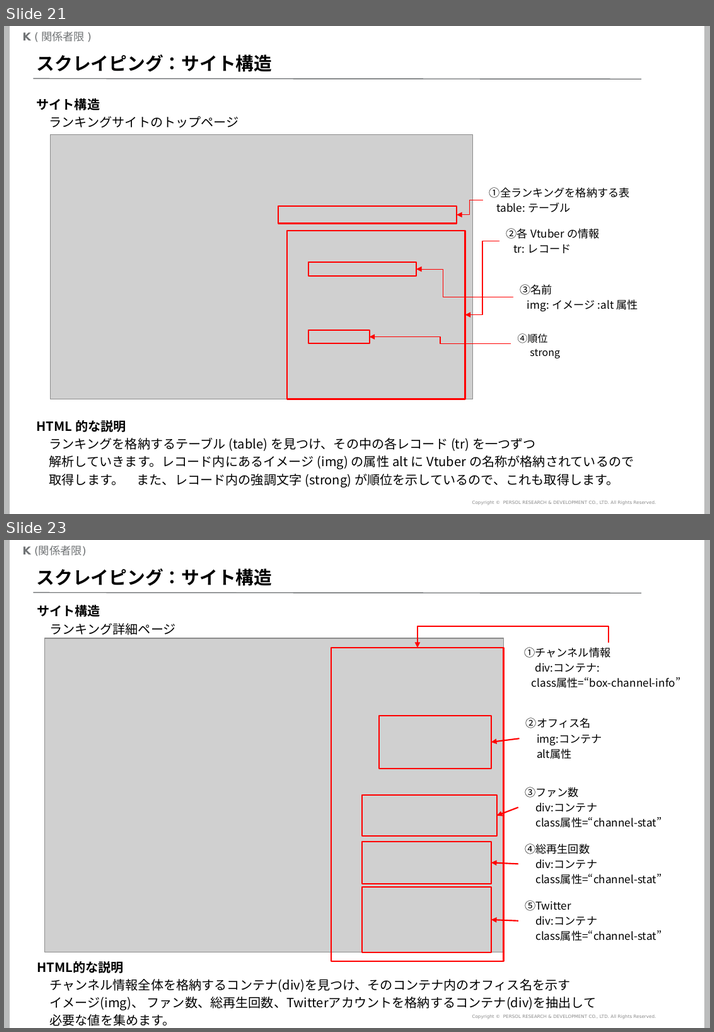
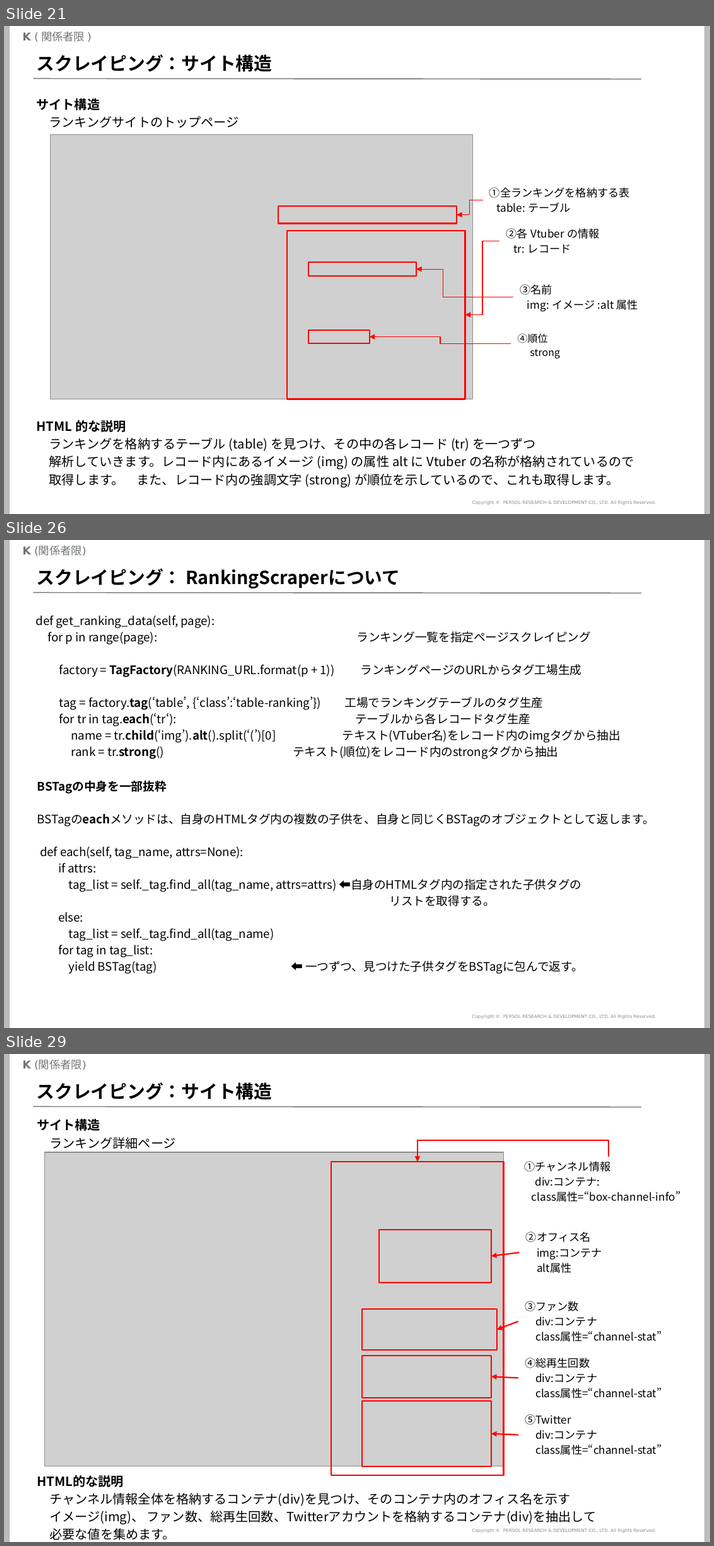
Before and after one commit to mogrodown/python_session, a slide deck: doc/python中級講座_2020.pptx. Shown one above the other, each under a label of ours: slides 21 and 23 before the commit, slides 21, 26 and 29 after it; the slides between them are not shown. The pictures are 714x1032 and 714x1546 pixels, drawn with LibreOffice and Linux fonts; fonts in the diff are those of the drawing; grey boxes stand for pictures; background and template pictures are left out. Boxes give left, top, right and bottom in pixels: in the first picture for what was removed or moved away, otherwise in the second. Text is boxed around its words. In the diff, an @@ line names an element or a change of style, - is before the commit and + after.

```diff
--- a/doc/python中級講座_2020.pptx
+++ b/doc/python中級講座_2020.pptx
@@ slide 26 added at (4, 540, 710, 1028), background #FFFFFF; not listed: 5 template elements that a slide beside it also shows @@
@@ title added at (37, 568, 400, 589), 20 pt, text #000000, bold @@
+スクレイピング： RankingScraperについて
@@ text added at (36, 616, 620, 759), 12.9 pt, text #000000 @@
+def get_ranking_data(self, page):
+for p in range(page): ランキング一覧を指定ページスクレイピング
+factory = TagFactory(RANKING_URL.format(p + 1)) ランキングページのURLからタグ工場生成
+tag = factory.tag(‘table’, {‘class’:‘table-ranking’}) 工場でランキングテーブルのタグ生産
+for tr in tag.each(‘tr‘): テーブルから各レコードタグ生産
+name = tr.child(‘img’).alt().split(‘(’)[0] テキスト(VTuber名)をレコード内のimgタグから抽出
+rank = tr.strong() テキスト(順位)をレコード内のstrongタグから抽出
@@ text added at (37, 781, 654, 974), 12.9 pt, text #000000 @@
+BSTagの中身を一部抜粋
+BSTagのeachメソッドは、自身のHTMLタグ内の複数の子供を、自身と同じくBSTagのオブジェクトとして返します。
+def each(self, tag_name, attrs=None):
+if attrs:
+tag_list = self._tag.find_all(tag_name, attrs=attrs) ⬅自身のHTMLタグ内の指定された子供タグの
+リストを取得する。
+else:
+tag_list = self._tag.find_all(tag_name)
+for tag in tag_list:
+yield BSTag(tag) ⬅ 一つずつ、見つけた子供タグをBSTagに包んで返す。
@@ what was slide 23 is now slide 29 @@
```
Also in this commit, not shown: 13 slides changed, 11 other slides added, 1 slide removed, 5 other files.
